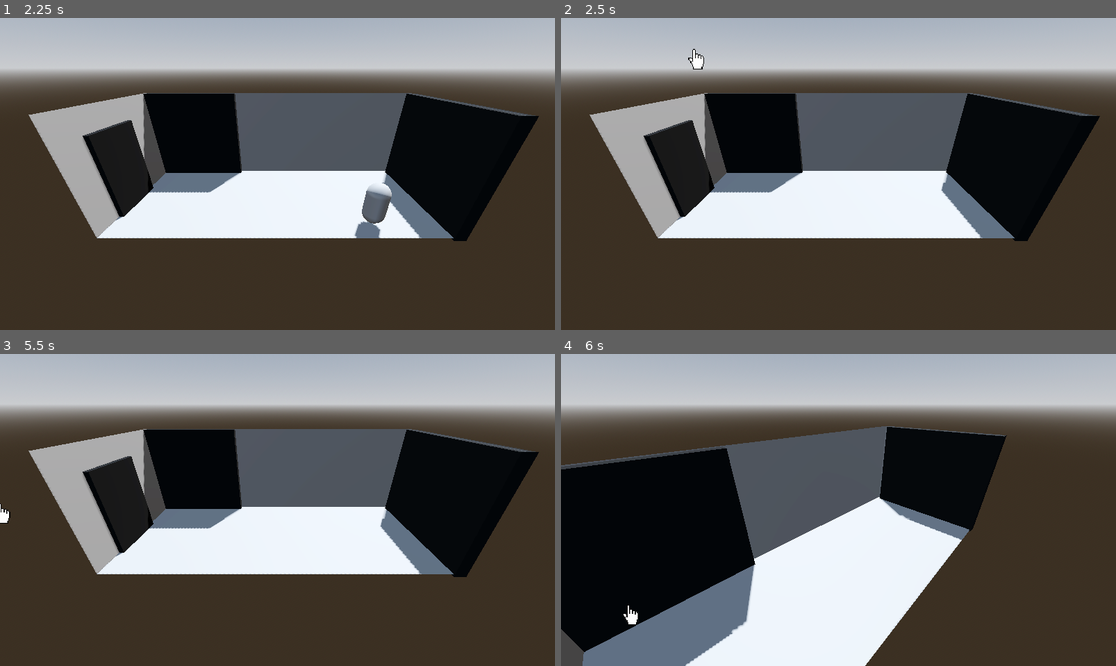
Above: before the commit, frames 1-4 (two rows, left to right).
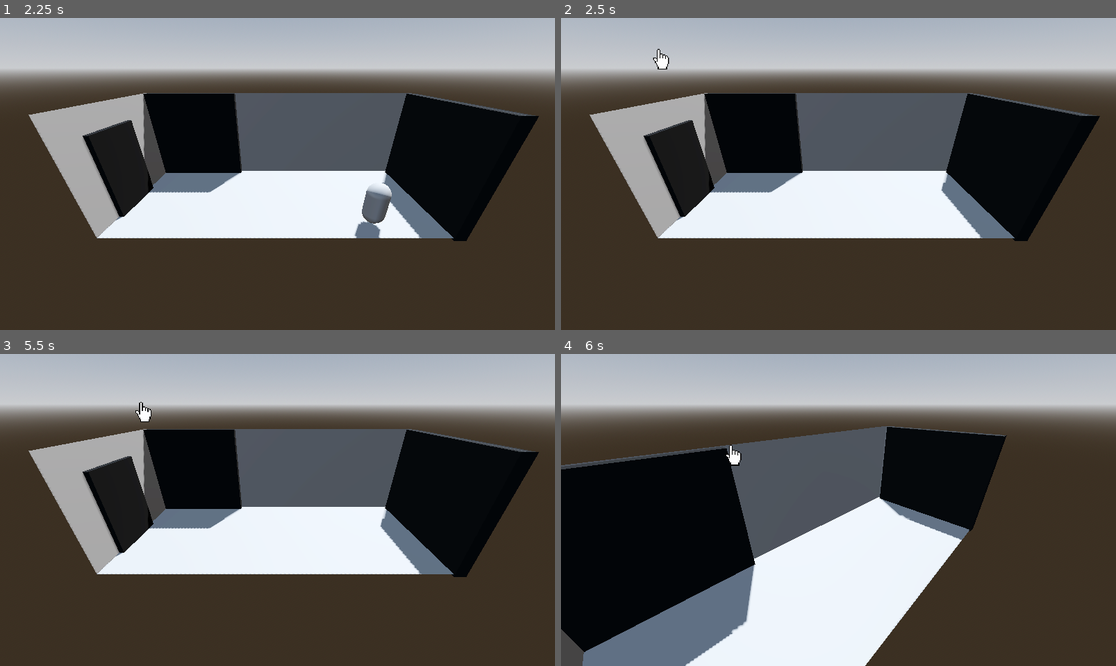
Above: after the commit, the same moments.

Repository: Pactace/Emilys-Suprise
Game: Godot game, scene res://Levels/Level Scenes/Floor 1/Entry Way.tscn
Two runs of this game, one before a commit and one after it. Both use one fixed random seed, a clock stepped at 60 frames per second and the inputs below.
Inputs:
- Up to frame 1 (2.25 s): tap Enter at 0.5 s; hold D (Right) 0.53-1.28 s; hold [ (+) 0.53-1.28 s; tap ] (-) at 0.8, 1.35 s; hold S (Down) 1.28-2.03 s; tap Space (Accept) at 1.55 s; hold D (Right) from 2.03 s (still down); hold Space (Accept) from 2.03 s (still down)
- Up to frame 2 (2.5 s): keep holding D (Right); keep holding Space (Accept); tap E (Edit Mode) at 2.3 s
- Up to frame 3 (5.5 s): release D (Right) at 2.78 s; release Space (Accept) at 2.78 s; hold W (Up) 2.78-3.53 s; tap E (Edit Mode) at 2.85, 5.3 s; tap [ (+) at 3.05 s; hold [ (+) 3.53-4.28 s; hold A (Left) 3.53-5.03 s; tap ] (-) at 3.8, 4.35 s; tap Space (Accept) at 4.55 s; hold S (Down) from 5.03 s (still down); hold Space (Accept) from 5.03 s (still down)
- Up to frame 4 (6 s): release S (Down) at 5.78 s; release Space (Accept) at 5.78 s; hold D (Right) from 5.78 s (still down); tap 1 (Camera Snap Left) at 5.85 s

Frame 1 is identical in both runs. In frame 2, 0.2% of the frame differs, in the area x 16-26%, y 9-17%; in frame 3, 0.2%; in frame 4, 0.2%.
Error in both runs: Invalid access to property or key 'is_on_wall' on a base object of type 'Node3D'. (res://UI_Overlay/Scripts/place_objects.gd:99)

Commit message:
Added floor placement functionality, fixed bug with mouse

Diff:
--- a/emily's-suprise-(ians-eyes-only)/Levels/Components/Room.tscn
+++ b/emily's-suprise-(ians-eyes-only)/Levels/Components/Room.tscn
@@ -18,7 +18,7 @@
 [node name="Floor Nodes" type="Node3D" parent="."]
 
 [node name="Back Wall" type="MeshInstance3D" parent="."]
-transform = Transform3D(-16, 0, 0, 0, 8, -8.74228e-08, 0, 6.99382e-07, 1, 0, 4, -8)
+transform = Transform3D(-16, 0, 0, 0, 8, -1.50996e-07, 0, 1.20797e-06, 1, 0, 4, -8)
 mesh = SubResource("QuadMesh_oqiun")
 skeleton = NodePath("../..")
 
@@ -54,7 +54,7 @@
 shape = SubResource("BoxShape3D_xfj0o")
 
 [node name="Front Wall" type="MeshInstance3D" parent="."]
-transform = Transform3D(16, 6.99382e-07, -1.50996e-07, -1.39876e-06, 8, 0, -2.41593e-06, -1.05604e-13, -1, 0, 4, 8)
+transform = Transform3D(16, 1.20797e-06, -1.50996e-07, -2.41593e-06, 8, -4.75477e-20, -2.41593e-06, -1.82398e-13, -1, 0, 4, 8)
 mesh = SubResource("QuadMesh_oqiun")
 skeleton = NodePath("../..")
 
--- a/emily's-suprise-(ians-eyes-only)/Levels/room.gd
+++ b/emily's-suprise-(ians-eyes-only)/Levels/room.gd
@@ -68,13 +68,47 @@
 
 func add_object(instance: Node, is_wall: bool) -> void:
 	if not is_wall:
-		floor_nodes.add_child(instance)
-		#we have to wait just a second until the instance can be fully loaded.
-		await get_tree().create_timer(0.02).timeout
-		print(instance.check_placement())
+		add_object_on_ground(instance)
 
-func add_object_in_empty_space():
-	pass
+func add_object_on_ground(instance: Node3D):
+	instance.visible = false
+	floor_nodes.add_child(instance)
+	#we have to wait just a second until the instance can be fully loaded.
+	await get_tree().create_timer(0.02).timeout
+
+	#these are the directions its going to cicle around the main guy
+	var directions = [
+		Vector3(0, 0, 1),   # South
+		Vector3(1, 0, 1),  # SouthEast
+		Vector3(1, 0, 0),   # East
+		Vector3(1, 0, -1),  # NorthEast
+		Vector3(0, 0, -1),  # North
+		Vector3(-1, 0, -1), # NorthWest
+		Vector3(-1, 0, 0),  # West
+		Vector3(-1, 0, 1)   # SouthWest
+	]
+
+	#if it collides with something we are going go around the collision
+	var colliding_area = instance.area.get_overlapping_areas().front()
+	if colliding_area:
+		var colliding_object = colliding_area.get_parent()
+		for direction in directions:
+			#We are going to reset it to the colliding objects position so the reallocation math is easier
+			instance.position.x = colliding_object.position.x
+			instance.position.z = colliding_object.position.z
+			#Relocation math
+			instance.position += (colliding_object.scale * direction + instance.scale * direction)
+			#got to wait a second before checking placement
+			await get_tree().create_timer(0.02).timeout
+			if instance.check_placement():
+				break
+	#temporary fix,
+	if instance.check_placement() == false:
+		print("Too many objects")
+		instance.queue_free()
+	#finally we place the object.
+	instance.placed()
+	instance.visible = true
 
 # --- Make sure editor-set values apply at runtime ---
 func _ready() -> void:
--- a/emily's-suprise-(ians-eyes-only)/UI_Overlay/Scripts/mouse_controller.gd
+++ b/emily's-suprise-(ians-eyes-only)/UI_Overlay/Scripts/mouse_controller.gd
@@ -1,5 +1,6 @@
 extends Marker2D
-@export var SPEED = 7.0
+@export var SPEED = 300.0  # pixels per second
+var active := false
 
 func enabled():
 	visible = true
@@ -7,11 +8,11 @@
 func disabled():
 	visible = false
 
-func _physics_process(delta: float) -> void:
+func _process(delta: float) -> void:
+	print(visible)
 	if visible:
 		var input_dir := Input.get_vector("Left", "Right", "Up", "Down")
 		if input_dir != Vector2.ZERO:
-			var move = input_dir * SPEED * 100 * delta
-			position += move
+			position += input_dir * SPEED * delta
 			position.x = clamp(position.x, 0, get_viewport().size.x)
 			position.y = clamp(position.y, 0, get_viewport().size.y)
--- a/emily's-suprise-(ians-eyes-only)/UI_Overlay/room_edit.gd
+++ b/emily's-suprise-(ians-eyes-only)/UI_Overlay/room_edit.gd
@@ -30,11 +30,11 @@
 
 func disabled():
 	visible = false
-	mouse.disabled()
 
 	#this might be subject to change based on play testing
 	current_state = EditState.Edit_Objects
 	switch_states()
+	mouse.disabled()
 
 func _ready() -> void:
 	#global variables should be assigned by the parent.
@@ -76,7 +76,7 @@
 	room_resize.enabled() if current_state == EditState.Size_Modify else room_resize.disabled()
 	tab_select.enabled() if current_state == EditState.Object_Select else tab_select.disabled()
 
-	mouse.disabled() if current_state == EditState.Object_Select else mouse.enabled()
+	mouse.enabled() if current_state == EditState.Edit_Objects else mouse.disabled()
 
 #this will tell us if the wall has been changed by the tab_select and we will send it from here to where its needed
 signal is_wall_change(state: bool)
